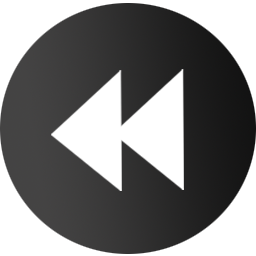
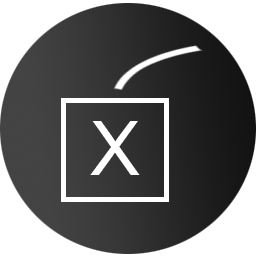
Layers edited between the first and the second 256×256 image:
added layer "Supress" above "ClearMark" over bbox(61, 45, 204, 202)
hid "Slow" over bbox(51, 69, 184, 191)
